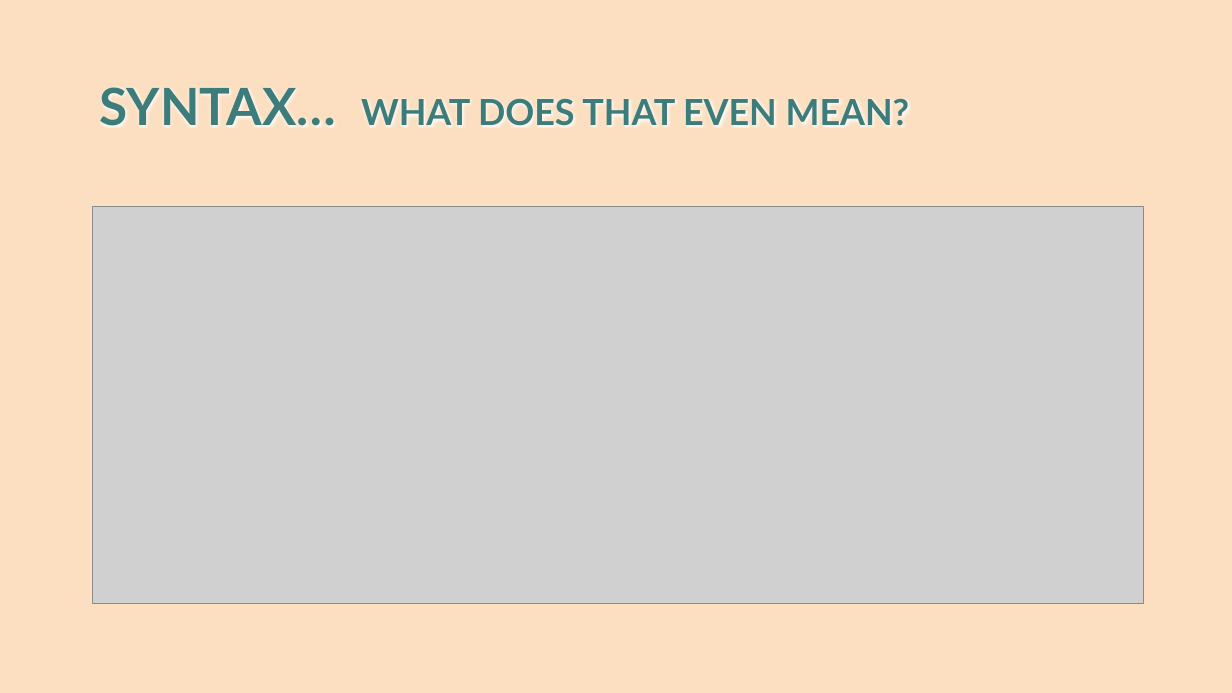
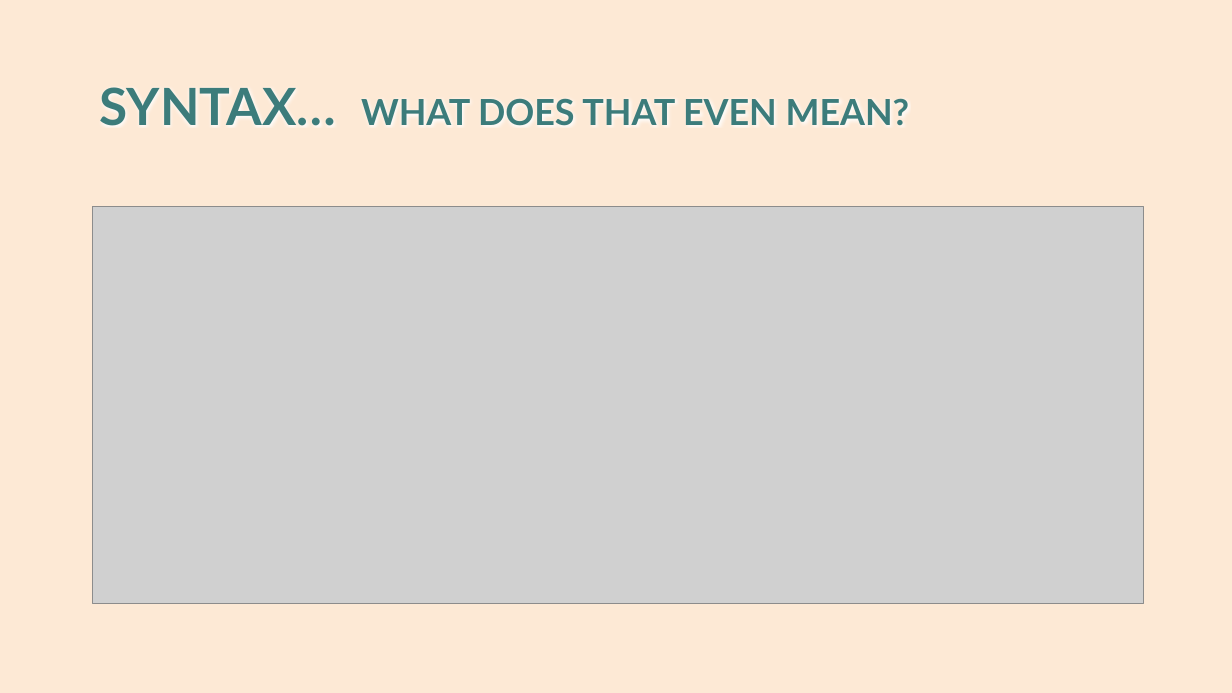
Before and after one commit to AlmightyHairball/RobotJavaClass2024, a slide deck: slide 3 of Presentation/Part-1.pptx. Drawn at 1232x693 pixels with LibreOffice and Linux fonts; fonts in the diff are those of the drawing; grey boxes stand for pictures. Boxes give left, top, right and bottom in pixels: in the first picture for what was removed or moved away, otherwise in the second. Text is boxed around its words. In the diff, an @@ line names an element or a change of style, - is before the commit and + after.

```diff
--- a/Presentation/Part-1.pptx
+++ b/Presentation/Part-1.pptx
@@ background #FBDFC0 to #FDE9D5 @@
```
Also in this commit, not shown: 7 other slides changed, 1 slide added, 1 slide removed, 1 other file.
